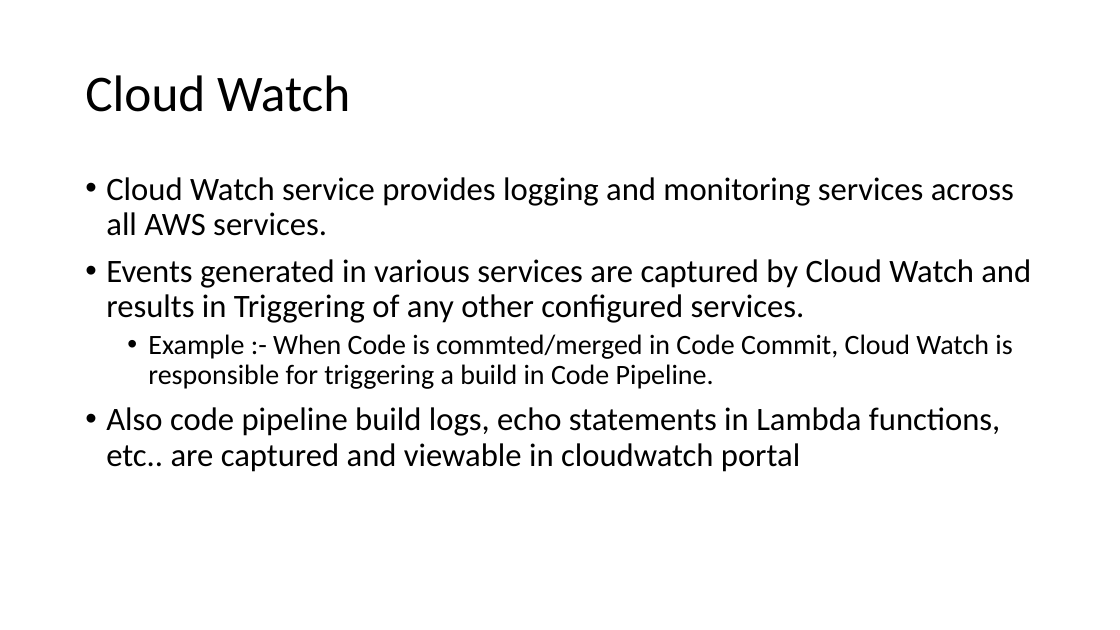
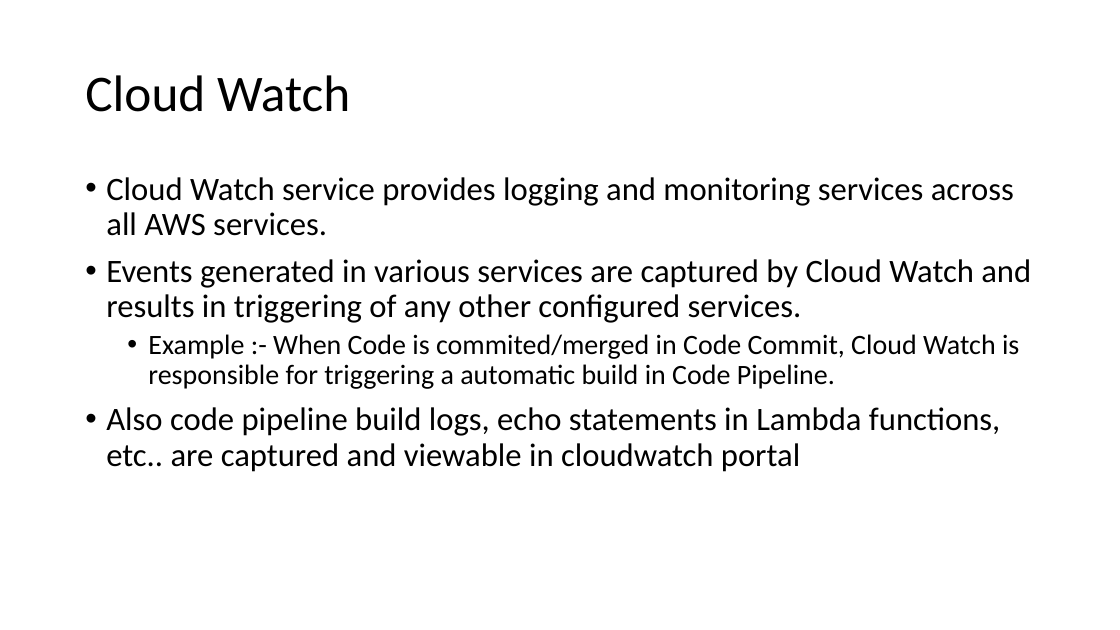
Before and after one commit to awspractice12/aws_practice, a slide deck: slide 14 of documents/DevOps_on_AWS.pptx. Drawn at 1120x630 pixels with LibreOffice and Linux fonts; fonts in the diff are those of the drawing. Boxes give left, top, right and bottom in pixels: in the first picture for what was removed or moved away, otherwise in the second. Text is boxed around its words. In the diff, an @@ line names an element or a change of style, - is before the commit and + after.

```diff
--- a/documents/DevOps_on_AWS.pptx
+++ b/documents/DevOps_on_AWS.pptx
@@ text at bbox=[106, 259, 1031, 389]: text changed; size 28 to 24 pt @@
-• Events generated in various services are captured by Cloud Watch and results in Triggering of any other configured services.
-  • Example :- When Code is commted/merged in Code Commit, Cloud Watch is responsible for triggering a build in Code Pipeline.
+• Events generated in various services are captured by Cloud Watch and results in triggering of any other configured services.
+  • Example :- When Code is commited/merged in Code Commit, Cloud Watch is responsible for triggering a automatic build in Code Pipeline.
```
Also in this commit, not shown: 6 other slides changed.
